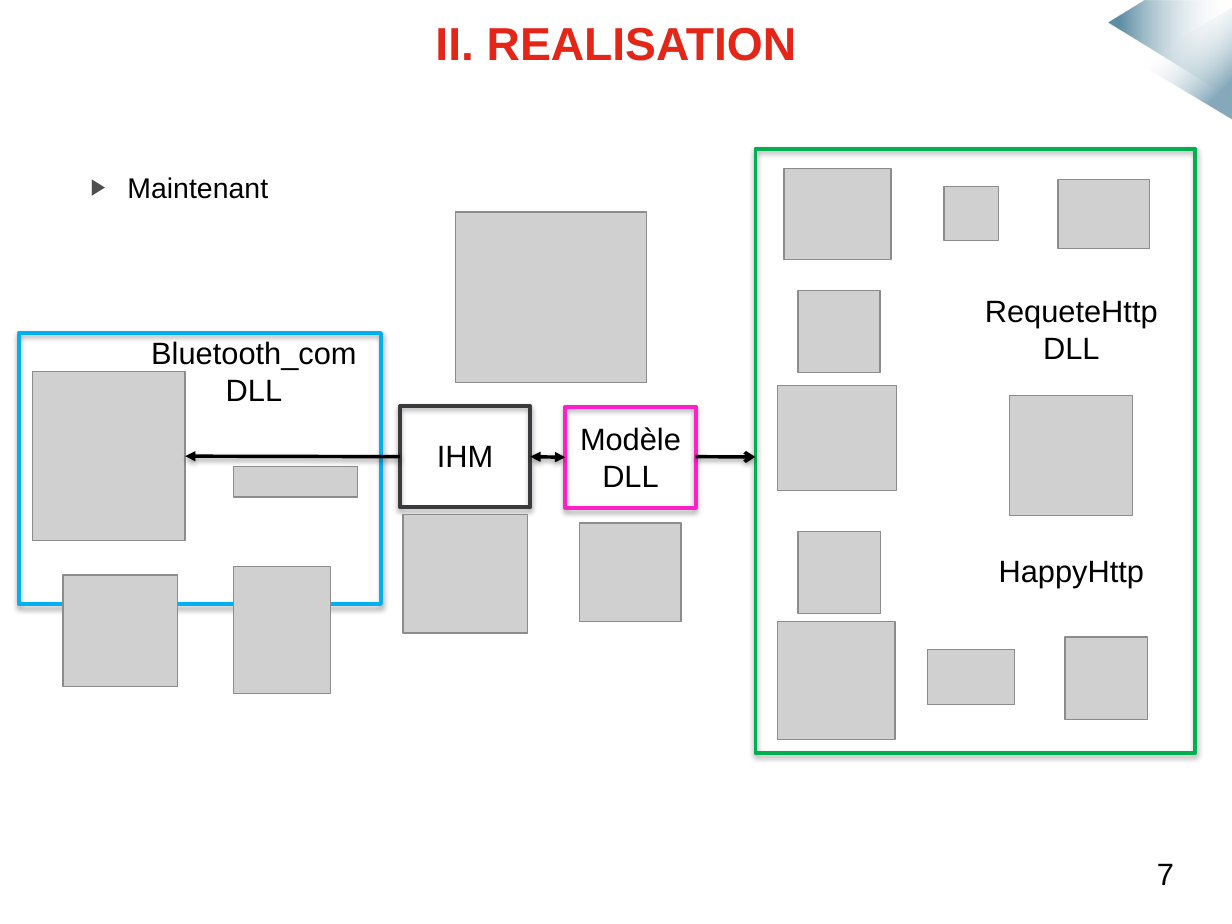
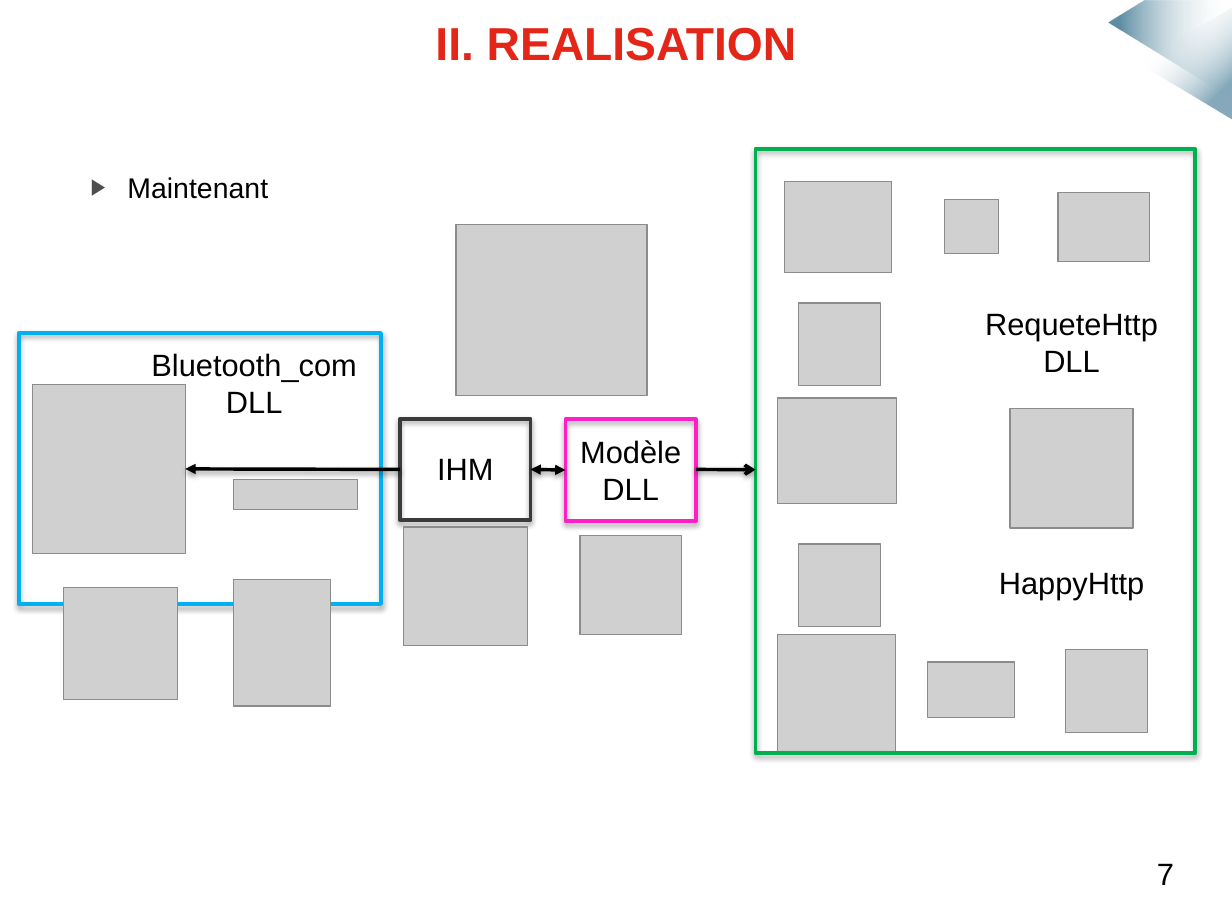
Before and after one commit to mmeven/EP_Domotique_Tablette, a slide deck: slide 10 of Rendu/Diapo_soutenance.pptx. Drawn at 1232x924 pixels with LibreOffice and Linux fonts; fonts in the diff are those of the drawing; grey boxes stand for pictures; background and template pictures are left out. Boxes give left, top, right and bottom in pixels: in the first picture for what was removed or moved away, otherwise in the second. Text is boxed around its words. In the diff, an @@ line names an element or a change of style, - is before the commit and + after.

```diff
--- a/Rendu/Diapo_soutenance.pptx
+++ b/Rendu/Diapo_soutenance.pptx
@@ 8 pictures, 1 text, 1 arrow: place and size @@
-8 pictures, 1 text, 1 arrow at (63, 186, 1147, 719)
+8 pictures, 1 text, 1 arrow at (63, 200, 1148, 733)
@@ 9 pictures, 4 texts, 2 rectangles, 1 arrow, 1 double arrow: place and size @@
-9 pictures, 4 texts, 2 rectangles, 1 arrow, 1 double arrow at (33, 169, 1158, 740)
+9 pictures, 4 texts, 2 rectangles, 1 arrow, 1 double arrow at (33, 181, 1158, 753)
```
Also in this commit, not shown: 7 other slides changed.
